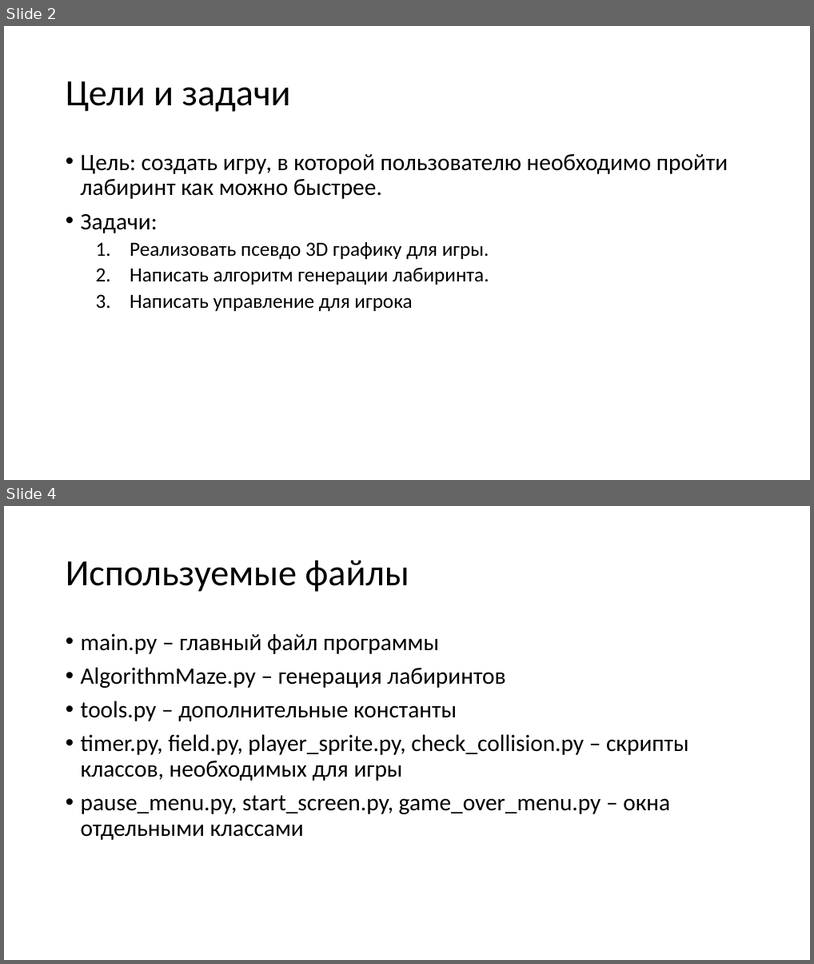
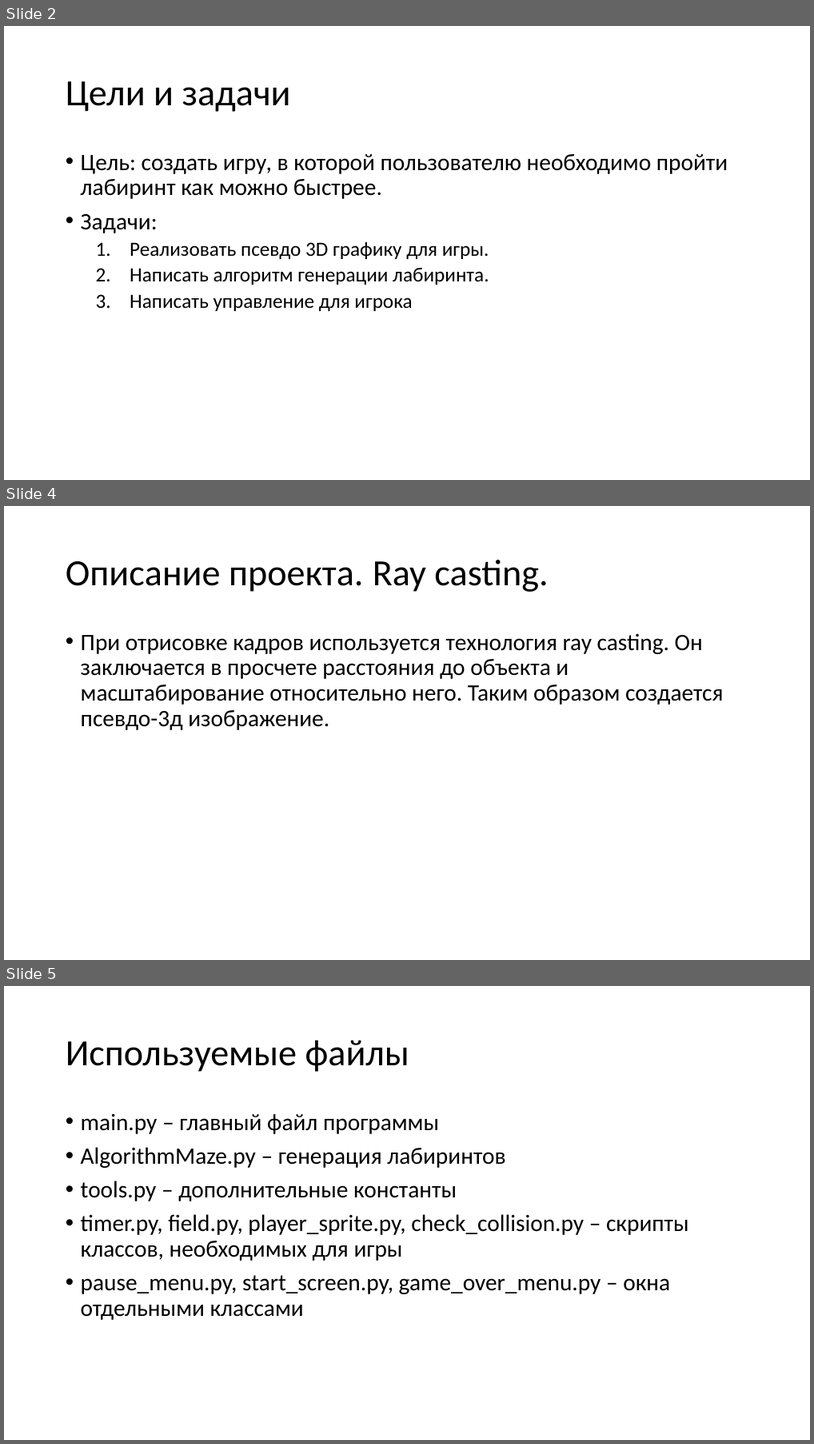
Before and after one commit to DertyuGameDev/Pseudo-3D-Maze-YAL, a slide deck: Defence/Pseudo-3D-Maze-YAL.pptx. Shown one above the other, each under a label of ours: slides 2 and 4 before the commit, slides 2, 4 and 5 after it; the slides between them are not shown. The pictures are 814x964 and 814x1444 pixels, drawn with LibreOffice and Linux fonts; fonts in the diff are those of the drawing. Boxes give left, top, right and bottom in pixels: in the first picture for what was removed or moved away, otherwise in the second. Text is boxed around its words. In the diff, an @@ line names an element or a change of style, - is before the commit and + after.

```diff
--- a/Defence/Pseudo-3D-Maze-YAL.pptx
+++ b/Defence/Pseudo-3D-Maze-YAL.pptx
@@ slide 4 added at <box>4,506,810,960</box>, background #FFFFFF @@
@@ title added at <box>66,560,548,592</box>, 44 pt, text #000000 @@
+Описание проекта. Ray casting.
@@ text added at <box>81,633,723,730</box>, 28 pt, text #000000 @@
+• При отрисовке кадров используется технология ray casting. Он заключается в просчете расстояния до объекта и масштабирование относительно него. Таким образом создается псевдо-3д изображение.
@@ what was slide 4 is now slide 5 @@
```
Also in this commit, not shown: 1 slide changed, 3 other files.
